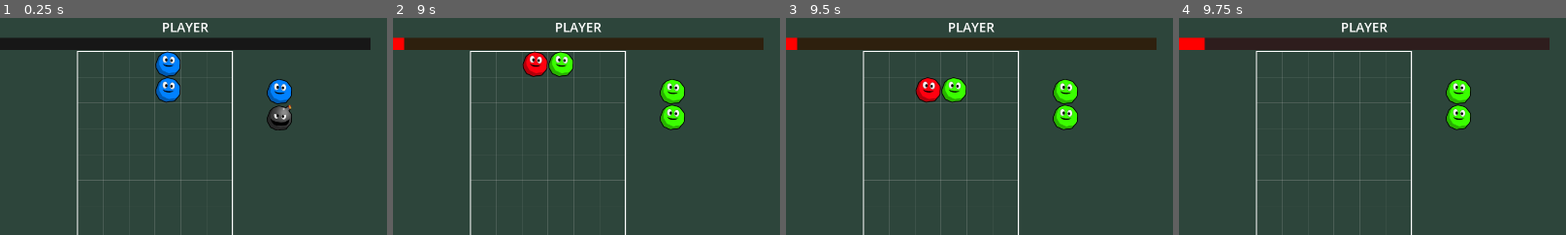
Above: before the commit, frames 1-4 (left to right).
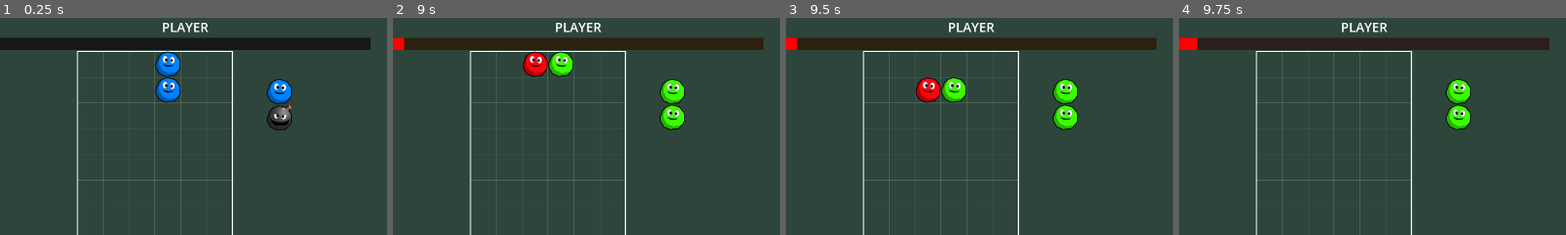
Above: after the commit, the same moments.

Repository: csmallfield/PuyoPuyo
Game: Godot game, scene res://scenes/VSMode.tscn
Two runs of this game, one before a commit and one after it. Both use one fixed random seed, a clock stepped at 60 frames per second and the inputs below. This scene is started directly instead of the project's main scene. The engine's default icon, where the game draws it, is replaced by a stand-in: a white triangle on a blue panel in a dark square.
Inputs:
- Up to frame 1 (0.25 s): no input
- Up to frame 2 (9 s): tap Enter at 0.5 s; hold Right (move_right) 0.53-1.28 s; hold Space (fast_drop) 0.53-1.28 s; hold Down (move_down) 1.28-2.03 s; tap Up (rotate_piece) every 1.5 s from 1.35 to 8.85 s; hold Space (fast_drop) 2.03-2.78 s; hold Right (move_right) 2.03-3.53 s; hold Space (fast_drop) 3.53-4.28 s; hold Left (move_left) 3.53-5.03 s; hold Down (move_down) 5.03-5.78 s; hold Space (fast_drop) 5.03-5.78 s; hold Right (move_right) 5.78-8.03 s; hold Space (fast_drop) 6.53-7.28 s; tap R (restart) at 7.25 s; hold Down (move_down) 8.03-8.78 s; hold Space (fast_drop) 8.03-8.78 s; hold Left (move_left) from 8.78 s (still down)
- Up to frame 3 (9.5 s): keep holding Left (move_left)
- Up to frame 4 (9.75 s): tap R (restart) at 9.5 s; release Left (move_left) at 9.53 s; hold Right (move_right) from 9.53 s (still down); hold Space (fast_drop) from 9.53 s (still down)
The pictures show only the part of the screen within x 0-50%, y 0-50%; the shares and areas given below are measured in that part.

Frames 1-3 are identical in both runs. In frame 4, 0.1% of the frame differs, in the area x 4-7%, y 8-15%.

Commit message:
added 3rd AI level
still need to get the balance, the 4 levels all feel similar

Diff:
--- a/puyopuyo_prototype/scripts/AIController.gd
+++ b/puyopuyo_prototype/scripts/AIController.gd
@@ -13,8 +13,10 @@
 }
 
 # Main difficulty setting
+var ai_difficulty = Difficulty.LEVEL_0
 #var ai_difficulty = Difficulty.LEVEL_1
-var ai_difficulty = Difficulty.LEVEL_2
+#var ai_difficulty = Difficulty.LEVEL_2
+#var ai_difficulty = Difficulty.LEVEL_3
 
 # Feature flags - can be toggled individually for testing
 var use_color_adjacency = true
@@ -130,15 +132,24 @@
 	move_animation_speed = 0.08
 
 func configure_level_3():
-	"""Advanced strategic AI (future implementation)"""
-	configure_level_2()  # Start with Level 2 settings
-
+	"""Advanced strategic AI with defensive play"""
+	# Start with Level 2 settings
+	configure_level_2()
+
+	# Enable Level 3 features
 	use_defensive_play = true
 
-	# Even more strategic
-	weight_group_of_three = 400.0
-
-	move_delay = 0.3
+	# Maximum strategic weights
+	weight_color_adjacency = 80.0
+	weight_group_of_three = 500.0
+	weight_group_of_two = 120.0
+	weight_height_penalty = 5.0  # Less height-averse (more aggressive)
+	weight_height_variance = 15.0  # Less worried about variance
+	weight_center_preference = 10.0
+	weight_random_variety = 0.5  # Minimal randomness
+
+	# Even faster and more responsive
+	move_delay = 0.2
 	move_animation_speed = 0.05
 
 # ============================================
@@ -225,6 +236,9 @@
 
 	if use_special_piece_strategy:
 		score += evaluate_special_pieces(landing_positions, pieces)
+		# Level 3: Advanced bomb strategy
+		if use_defensive_play:
+			score += evaluate_advanced_bomb_strategy(landing_positions, pieces)
 
 	if use_center_preference:
 		score += evaluate_center_preference(landing_positions)
@@ -241,6 +255,14 @@
 
 	if use_chain_detection:
 		score += evaluate_chain_potential(landing_positions, pieces)
+		# Level 3: Advanced chain patterns
+		if use_defensive_play:
+			score += evaluate_stair_pattern(landing_positions, pieces)
+
+	# LEVEL 3+ FEATURES
+	if use_defensive_play:
+		score += evaluate_color_distribution(landing_positions, pieces)
+		score += evaluate_defensive_positioning(landing_positions, pieces)
 
 	# Random variety factor
 	score += randf() * weight_random_variety
@@ -642,6 +664,210 @@
 					score += 50.0  # Next piece could complete a trio
 				elif group_size == 3:
 					score += 100.0  # Next piece could trigger a match!
+
+	return score
+
+func evaluate_color_distribution(landing_positions: Array, pieces: Array) -> float:
+	"""Analyze color distribution on board and prioritize abundant colors"""
+	if not use_defensive_play:  # Using defensive_play flag for this feature
+		return 0.0
+
+	var score = 0.0
+
+	# Count colors on the board
+	var color_counts = {}
+	var total_pieces = 0
+
+	for y in range(GameState.grid_height):
+		for x in range(GameState.grid_width):
+			var piece = grid.grid_data[y][x]
+			if piece and not piece.is_bomb and not piece.is_bubble:
+				var color_key = str(piece.color)
+				if not color_counts.has(color_key):
+					color_counts[color_key] = 0
+				color_counts[color_key] += 1
+				total_pieces += 1
+
+	# If board is mostly empty, no strong preference
+	if total_pieces < 10:
+		return 0.0
+
+	# For each piece we're placing
+	for i in range(landing_positions.size()):
+		var piece = pieces[i]
+
+		if piece.is_bomb or piece.is_bubble:
+			continue
+
+		var color_key = str(piece.color)
+		var count = color_counts.get(color_key, 0)
+
+		# Bonus for matching abundant colors (easier to make matches)
+		if count > total_pieces * 0.25:  # If color is >25% of board
+			score += 40.0
+		elif count > total_pieces * 0.15:  # If color is >15% of board
+			score += 20.0
+
+	return score
+
+func evaluate_stair_pattern(landing_positions: Array, pieces: Array) -> float:
+	"""Detect and reward building stair-step chain patterns"""
+	if not use_chain_detection:
+		return 0.0
+
+	var score = 0.0
+
+	# Stair pattern: pieces arranged in ascending/descending heights
+	# that will chain together when bottom is cleared
+
+	for i in range(landing_positions.size()):
+		var pos = landing_positions[i]
+		var piece = pieces[i]
+
+		if piece.is_bomb or piece.is_bubble:
+			continue
+
+		var color = piece.color
+
+		# Check for stair pattern: same color pieces at different heights
+		# in adjacent columns
+		var stair_potential = 0
+
+		# Check left column
+		if pos.x > 0:
+			var left_col_height = get_column_height(int(pos.x) - 1)
+			var current_height = GameState.grid_height - int(pos.y)
+
+			# Look for same-color pieces in left column at different height
+			for check_y in range(GameState.grid_height):
+				if grid.grid_data[check_y][int(pos.x) - 1] != null:
+					var left_piece = grid.grid_data[check_y][int(pos.x) - 1]
+					if not left_piece.is_bomb and not left_piece.is_bubble:
+						if left_piece.color == color:
+							var left_height = GameState.grid_height - check_y
+							var height_diff = abs(left_height - current_height)
+
+							# Perfect stair if 1-2 rows difference
+							if height_diff >= 1 and height_diff <= 2:
+								stair_potential += 1
+
+		# Check right column
+		if pos.x < GameState.grid_width - 1:
+			for check_y in range(GameState.grid_height):
+				if grid.grid_data[check_y][int(pos.x) + 1] != null:
+					var right_piece = grid.grid_data[check_y][int(pos.x) + 1]
+					if not right_piece.is_bomb and not right_piece.is_bubble:
+						if right_piece.color == color:
+							var right_height = GameState.grid_height - check_y
+							var current_height = GameState.grid_height - int(pos.y)
+							var height_diff = abs(right_height - current_height)
+
+							if height_diff >= 1 and height_diff <= 2:
+								stair_potential += 1
+
+		if stair_potential > 0:
+			score += stair_potential * 80.0
+			print("AI detected stair pattern potential!")
+
+	return score
+
+func evaluate_defensive_positioning(landing_positions: Array, pieces: Array) -> float:
+	"""Penalize placements that create dangerous board states"""
+	if not use_defensive_play:
+		return 0.0
+
+	var score = 0.0
+
+	# Get average board height
+	var total_height = 0
+	var max_height = 0
+
+	for x in range(GameState.grid_width):
+		var height = get_column_height(x)
+		total_height += height
+		if height > max_height:
+			max_height = height
+
+	var avg_height = total_height / float(GameState.grid_width)
+
+	# If board is getting dangerous (>60% full), play more defensively
+	if avg_height > GameState.grid_height * 0.6:
+		# Strongly penalize any placement that goes high
+		for pos in landing_positions:
+			var placement_height = GameState.grid_height - int(pos.y)
+			if placement_height > GameState.grid_height * 0.7:
+				score -= 150.0  # Strong penalty for risky high placements
+
+	# Penalize if this creates an isolated high column
+	for pos in landing_positions:
+		var col = int(pos.x)
+		var new_height = GameState.grid_height - int(pos.y)
+
+		# Check neighboring columns
+		var left_height = get_column_height(col - 1) if col > 0 else new_height
+		var right_height = get_column_height(col + 1) if col < GameState.grid_width - 1 else new_height
+
+		# If this creates a spike (>4 rows taller than neighbors)
+		if new_height > left_height + 4 or new_height > right_height + 4:
+			score -= 100.0
+
+	return score
+
+func evaluate_advanced_bomb_strategy(landing_positions: Array, pieces: Array) -> float:
+	"""Smarter bomb placement considering board state"""
+	var score = 0.0
+
+	for i in range(landing_positions.size()):
+		var pos = landing_positions[i]
+		var piece = pieces[i]
+
+		if not piece.is_bomb:
+			continue
+
+		# Count colors on board to find most abundant
+		var color_counts = {}
+		for y in range(GameState.grid_height):
+			for x in range(GameState.grid_width):
+				var grid_piece = grid.grid_data[y][x]
+				if grid_piece and not grid_piece.is_bomb and not grid_piece.is_bubble:
+					var color_key = str(grid_piece.color)
+					if not color_counts.has(color_key):
+						color_counts[color_key] = 0
+					color_counts[color_key] += 1
+
+		# Find most common color
+		var max_count = 0
+		var most_common_color = null
+		for color_key in color_counts.keys():
+			if color_counts[color_key] > max_count:
+				max_count = color_counts[color_key]
+
+		# Prefer placing bomb adjacent to most common color
+		var adjacent_positions = [
+			Vector2(pos.x + 1, pos.y),
+			Vector2(pos.x - 1, pos.y),
+			Vector2(pos.x, pos.y - 1),
+			Vector2(pos.x, pos.y + 1)
+		]
+
+		for adj_pos in adjacent_positions:
+			if adj_pos.x < 0 or adj_pos.x >= GameState.grid_width:
+				continue
+			if adj_pos.y < 0 or adj_pos.y >= GameState.grid_height:
+				continue
+
+			var adj_piece = grid.grid_data[int(adj_pos.y)][int(adj_pos.x)]
+			if adj_piece and not adj_piece.is_bomb and not adj_piece.is_bubble:
+				var adj_color_key = str(adj_piece.color)
+				var adj_color_count = color_counts.get(adj_color_key, 0)
+
+				# Big bonus if next to abundant color
+				if adj_color_count >= max_count * 0.8:
+					score += 100.0
+
+				# Also consider if this color has nearby clusters
+				var cluster_size = count_nearby_same_color(adj_pos, adj_piece.color)
+				score += cluster_size * 20.0
 
 	return score
 
--- a/puyopuyo_prototype/scripts/GameState.gd
+++ b/puyopuyo_prototype/scripts/GameState.gd
@@ -96,8 +96,8 @@
 var generate_ahead = 50  # How many pieces to generate ahead
 
 # Nuisance/Garbage system settings
-var nuisance_points_per_piece = 7  # Points awarded per piece cleared (lower points is less garbage, more is heavy garbage game)
-var nuisance_points_per_garbage_row = 80  # Points needed to send 1 row of garbage (6 bubbles) more points needed helps
+var nuisance_points_per_piece = 5  # Points awarded per piece cleared (lower points is less garbage, more is heavy garbage game)
+var nuisance_points_per_garbage_row = 75  # Points needed to send 1 row of garbage (6 bubbles) more points needed helps
 
 # Chain multipliers - exponential scaling for powerful chains
 var chain_multipliers = [
